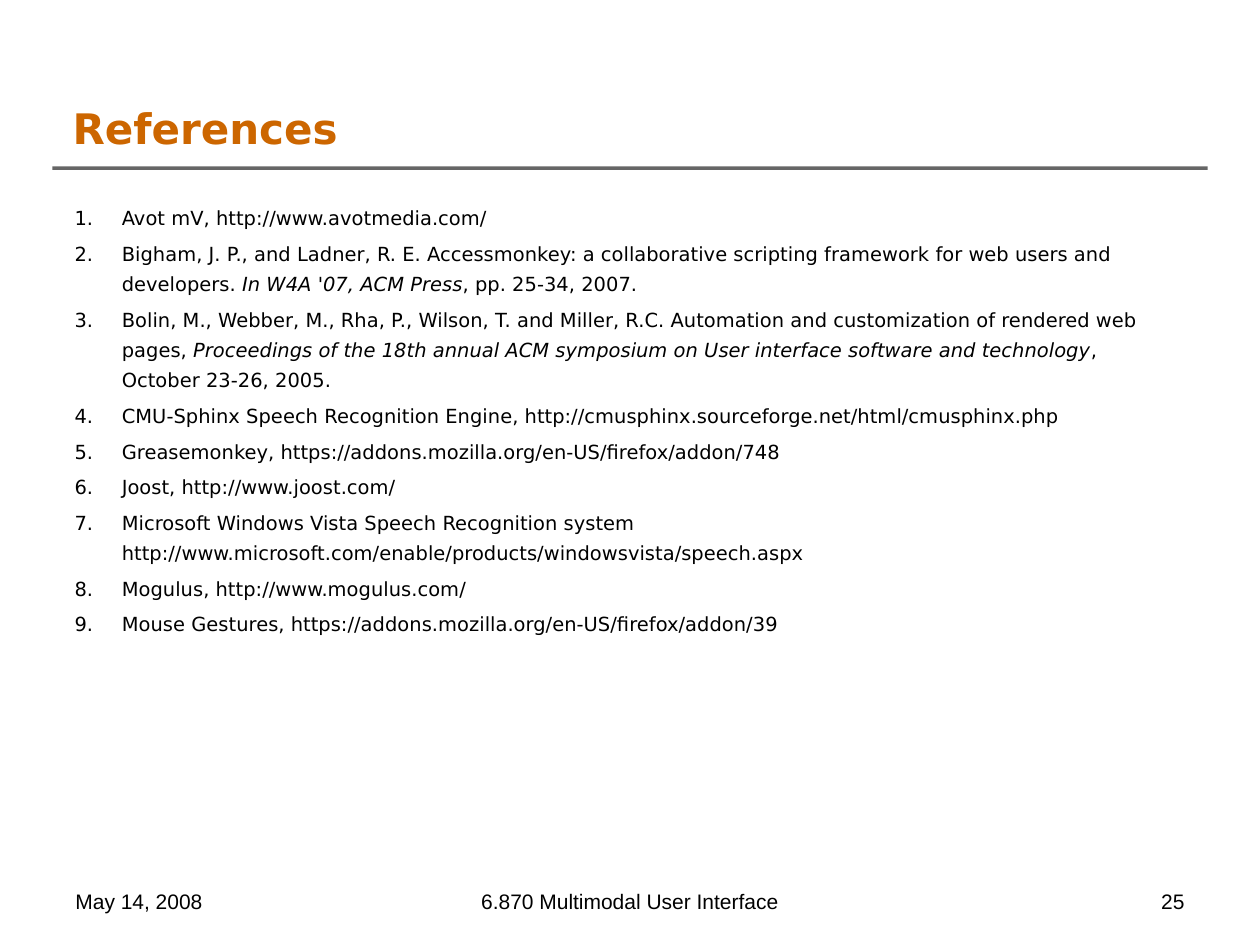
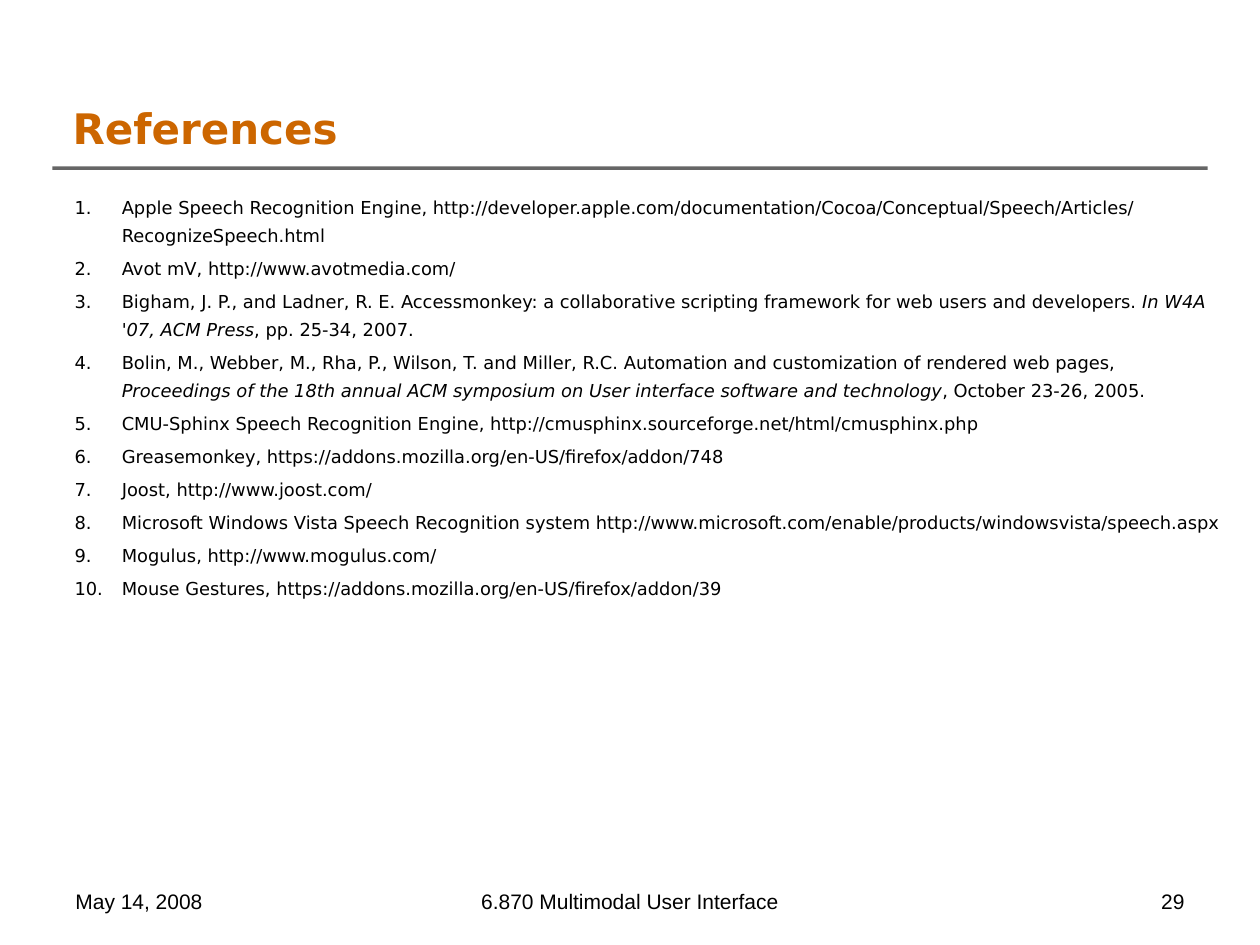
Before and after one commit to oshanis/webnnel, a slide deck: slide 29 of docs/6.870 Final Project Presentation.ppt (slide 25 before the commit). Drawn at 1260x945 pixels with LibreOffice and Linux fonts; fonts in the diff are those of the drawing; background and template pictures are left out. Boxes give left, top, right and bottom in pixels: in the first picture for what was removed or moved away, otherwise in the second. Text is boxed around its words. In the diff, an @@ line names an element or a change of style, - is before the commit and + after.

```diff
--- a/docs/6.870 Final Project Presentation.ppt
+++ b/docs/6.870 Final Project Presentation.ppt
@@ text "Apple Speech Recognition Engine, http://developer.apple.com/ ...": place and size @@
-text "Apple Speech Recognition Engine, http://developer.apple.com/ ..." at (122,210,1136,600)
+text "Apple Speech Recognition Engine, http://developer.apple.com/ ..." at (122,200,1219,599)
@@ text at (122,200,1134,246): paragraph added @@
+1. Apple Speech Recognition Engine, http://developer.apple.com/documentation/Cocoa/Conceptual/Speech/Articles/RecognizeSpeech.html
@@ text at (122,261,1219,599): size 11.1 to 10.2 pt in "Avot mV, http://www.avotmedia.com/", "Bigham, J. P., and Ladner, R. E. ...", "Bolin, M., Webber, M., Rha, P., Wilson, ...", "CMU-Sphinx Speech Recognition Engine, http://cmusphinx.sourc ..." and 5 more places @@
@@ page number at (1161,894,1184,910): text changed @@
-25
+29
```
Also in this commit, not shown: 8 other slides changed, 4 slides added.
